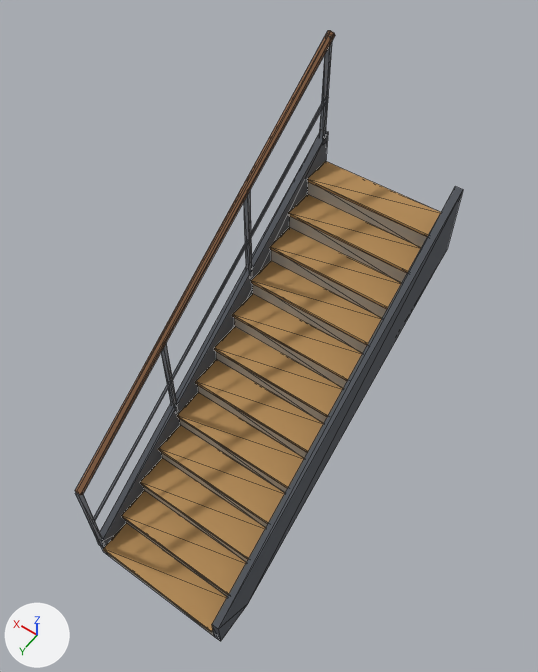
What one commit did to the glTF model public/assets/models/env/stairs_flight_01.glb.
Rendered twice from a camera (50 mm lens) standing at (-1.86, 2.63, 5.84) and looking at (0.06, -0.05, 1.62). The lights are fixed; the arrows at lower left show +X, +Y and +Z. The picture after the commit comes second. Mesh edges are drawn as thin lines. Where no turn or scale is listed for an object, it has been applied to the vertices. Vertices at exactly the same position are counted once.

The first picture shows 'stairs_flight_01_mesh'.
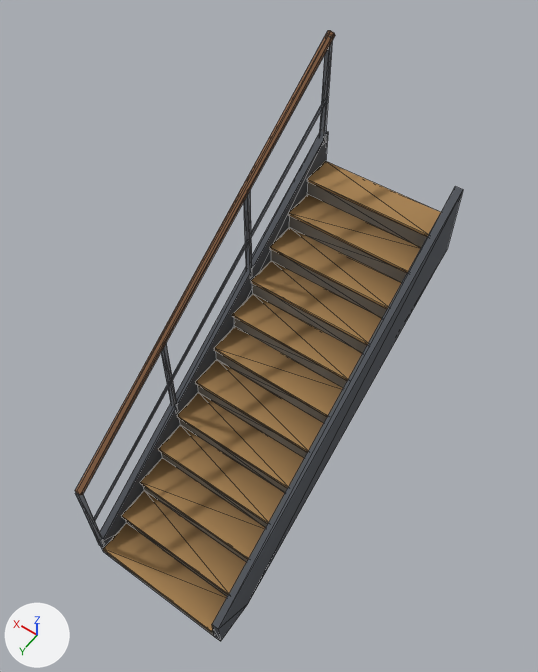
What changed in the scene script:
```text
Change mat_m_palette:
    add n3 = _N.new('ShaderNodeMix'); n3.name = 'Mix'
    add n3.data_type = 'RGBA'
    add n3.blend_type = 'MULTIPLY'
    add n3.inputs[0].default_value = 1.0  # 'Factor'
    add n4 = _N.new('ShaderNodeVertexColor'); n4.name = 'Color Attribute'
    where n2 = _N.new('ShaderNodeTexImage'); n2.name = 'Image Texture'
    where n0 = _N.new('ShaderNodeBsdfPrincipled'); n0.name = 'Principled BSDF'
    remove _L.new(n2.outputs[0], n0.inputs[0])  # 'Color' to 'Base Color'
    add _L.new(n3.outputs[2], n0.inputs[0])  # 'Result' to 'Base Color'
    add _L.new(n4.outputs[0], n3.inputs[7])  # 'Color' to 'B'
    add _L.new(n2.outputs[0], n3.inputs[6])  # 'Color' to 'A'
Change me_stairs_flight_01_mesh:
    where me_stairs_flight_01_mesh.from_pydata(...)  # 220 vertices, 360 faces; spans x -0.6..0.6, y -1.52..1.52, z -1.56..1.56
    used by ob_stairs_flight_01_mesh; location = (0.0, 0.002, 1.562)
    me_stairs_flight_01_mesh part 1
    me_stairs_flight_01_mesh.vertices[212].co: (0.57, 1.51, -0.95) -> (0.57, -1.49, 1.05)  # pixel (91, 523) -> not seen
    me_stairs_flight_01_mesh.vertices[213].co: (0.57, -1.49, 1.05) -> (0.58, -1.5, 1.04)
    me_stairs_flight_01_mesh.vertices[214].co: (0.58, -1.5, 1.04) -> (0.58, 1.5, -0.96)
    me_stairs_flight_01_mesh.vertices[215].co: (0.58, 1.5, -0.96) -> (0.57, -1.51, 1.03)  # not seen -> pixel (327, 97)
    me_stairs_flight_01_mesh.vertices[216].co: (0.57, -1.51, 1.03) -> (0.57, 1.49, -0.97)  # pixel (327, 97) -> not seen
    me_stairs_flight_01_mesh.vertices[217].co: (0.57, 1.49, -0.97) -> (0.56, -1.5, 1.04)  # not seen -> pixel (328, 97)
    me_stairs_flight_01_mesh.vertices[218].co: (0.56, -1.5, 1.04) -> (0.57, 1.51, -0.95)  # pixel (328, 97) -> pixel (91, 523)
    me_stairs_flight_01_mesh part 2
    me_stairs_flight_01_mesh.vertices[192].co: (0.55, -1.49, 0.64) -> (0.55, -1.49, 1.54)  # pixel (325, 142) -> pixel (332, 34)
    me_stairs_flight_01_mesh.vertices[193].co: (0.55, -1.49, 1.54) -> (0.55, -1.45, 1.54)  # pixel (332, 34) -> pixel (330, 36)
    me_stairs_flight_01_mesh.vertices[194].co: (0.55, -1.45, 1.54) -> (0.55, -1.45, 0.64)  # pixel (330, 36) -> pixel (322, 145)
    me_stairs_flight_01_mesh.vertices[195].co: (0.55, -1.45, 0.64) -> (0.55, -1.49, 0.64)  # pixel (322, 145) -> pixel (325, 142)
```

Where the change shows, as pixel boxes (x1, y1, x2, y2) in the pictures (538 x 672 px; the box of a moved part takes in the faces that stretch with it):
'stairs_flight_01_mesh', recoloured, reshaped: (75, 30, 463, 642) in both
part 1 of me_stairs_flight_01_mesh, moved or reshaped: (94, 102, 325, 520) in both
part 2 of me_stairs_flight_01_mesh, moved or reshaped: (319, 34, 332, 137) in both
